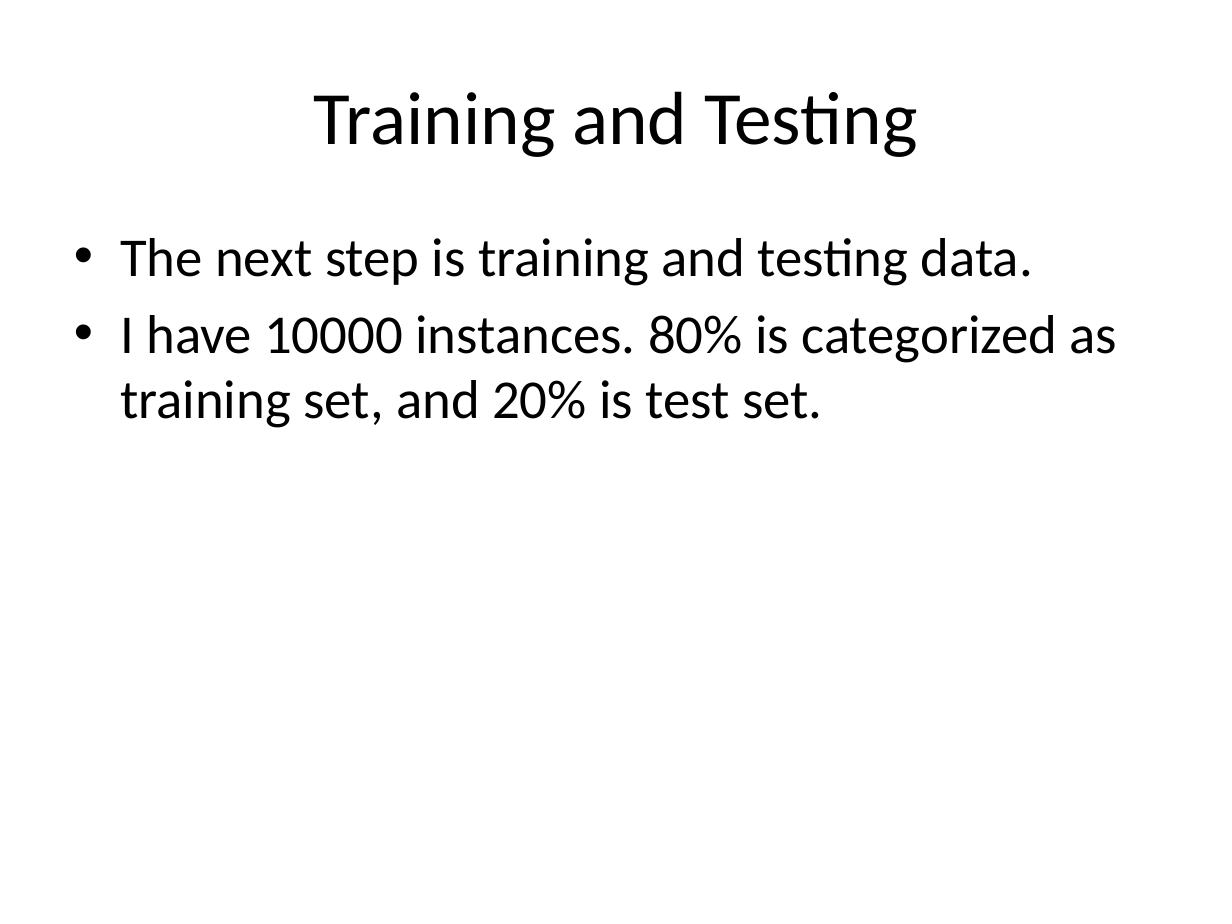
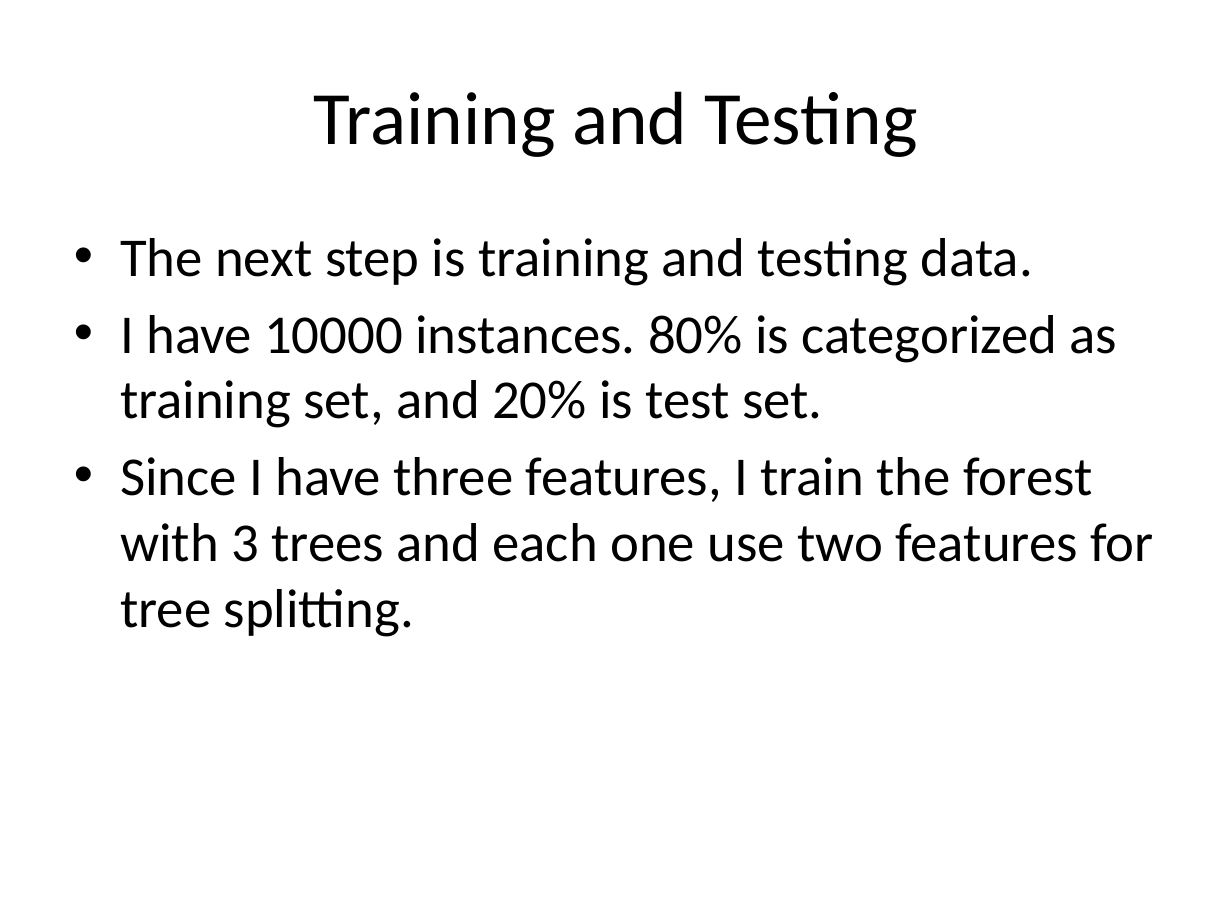
Before and after one commit to amaliujia/Foreign-Exchange, a slide deck: slide 10 of src/HW7/NonTechnical_Audience_Presentation.pptx (slide 8 before the commit). Drawn at 1232x924 pixels with LibreOffice and Linux fonts; fonts in the diff are those of the drawing. Boxes give left, top, right and bottom in pixels: in the first picture for what was removed or moved away, otherwise in the second. Text is boxed around its words. In the diff, an @@ line names an element or a change of style, - is before the commit and + after.

Commit message:
Final of HW7

```diff
--- a/src/HW7/NonTechnical_Audience_Presentation.pptx
+++ b/src/HW7/NonTechnical_Audience_Presentation.pptx
@@ text at [120, 457, 1154, 637]: paragraph added @@
+• Since I have three features, I train the forest with 3 trees and each one use two features for tree splitting.
```
Also in this commit, not shown: 4 other slides changed, 4 slides added, 1 slide removed.
